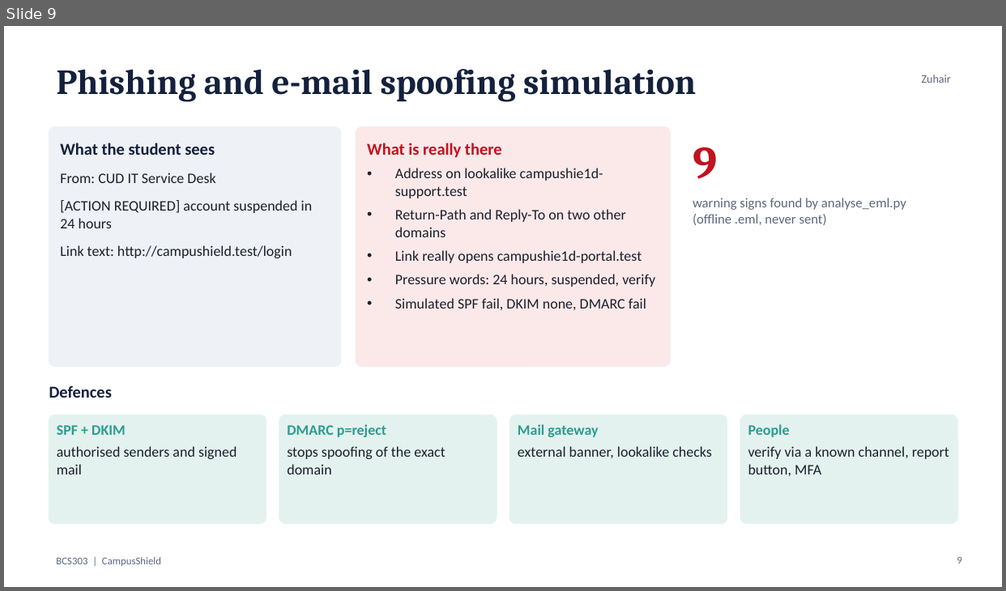
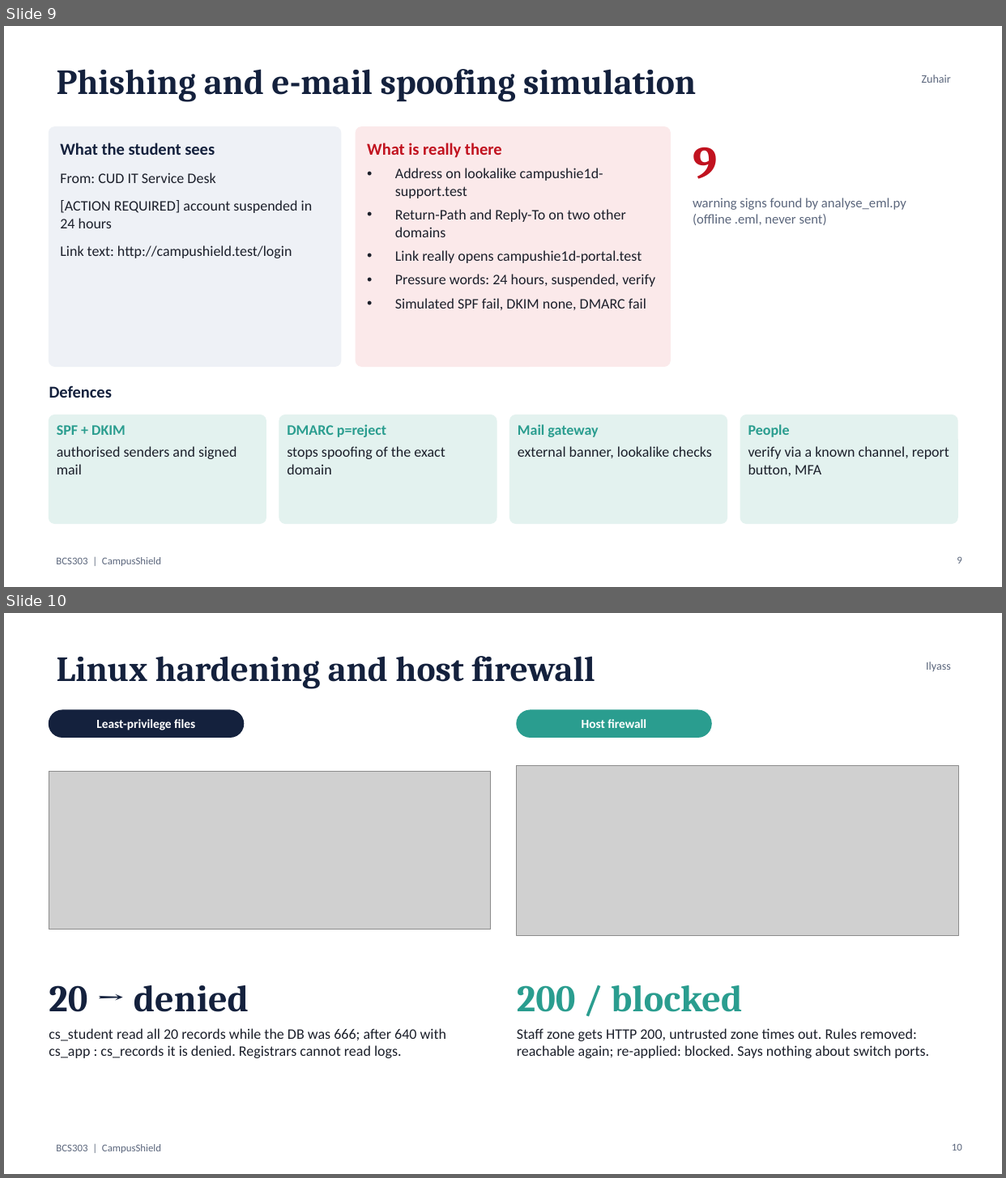
Before and after one commit to zuhairhalawa/BCS303-CampusShield, a slide deck: presentation/CampusShield_Presentation.pptx. Shown one above the other, each under a label of ours: slide 9 before the commit, slides 9 and 10 after it. The pictures are 1006x591 and 1006x1178 pixels, drawn with LibreOffice and Linux fonts; fonts in the diff are those of the drawing; grey boxes stand for pictures. Boxes give left, top, right and bottom in pixels: in the first picture for what was removed or moved away, otherwise in the second. Text is boxed around its words. In the diff, an @@ line names an element or a change of style, - is before the commit and + after.

Commit message:
Update report and slides with the real Kali results
Report: lab environment and isolation (internal Docker network, VM settings), real
attack-surface table, Nmap before/after comparison, permission and firewall findings,
TLS 1.3 vs readable HTTP capture, Kali monitoring alert, scorecard and conclusion.
No PENDING sections remain (41 pages). Slides 5, 10 and 11 show the Kali output with
large-font renders; diagrams no longer describe a VM run. Checklist and handover updated.

```diff
--- a/presentation/CampusShield_Presentation.pptx
+++ b/presentation/CampusShield_Presentation.pptx
@@ slide 10 added at (4,613,1002,1174), background #FFFFFF; not listed: 1 template element that a slide beside it also shows @@
@@ title added at (57,656,594,689), 34 pt, text #14213D, bold @@
+Linux hardening and host firewall
@@ text added at (926,662,951,671), 11 pt, text #5C677D @@
+Ilyass
@@ rounded rectangle added at (49,710,244,737), fill #14213D, outline #14213D 1 pt @@
@@ text added at (96,719,195,730), 12 pt, text #FFFFFF, bold @@
+Least-privilege files
@@ rounded rectangle added at (517,710,711,737), fill #2A9D8F, outline #2A9D8F 1 pt @@
@@ text added at (582,719,646,728), 12 pt, text #FFFFFF, bold @@
+Host firewall
@@ picture added at (49,772,491,930) @@
@@ picture added at (517,766,958,935) @@
@@ text added at (49,986,249,1012), 36 pt, text #14213D, bold @@
+20 → denied
@@ text added at (517,986,742,1012), 36 pt, text #2A9D8F, bold @@
+200 / blocked
@@ text added at (49,1029,446,1059), 14 pt, text #1B1F2A @@
+cs_student read all 20 records while the DB was 666; after 640 with cs_app : cs_records it is denied. Registrars cannot read logs.
@@ text added at (517,1029,929,1059), 14 pt, text #1B1F2A @@
+Staff zone gets HTTP 200, untrusted zone times out. Rules removed: reachable again; re-applied: blocked. Says nothing about switch ports.
@@ page number added at (952,1144,962,1151), 10 pt, text #5C677D @@
+10
```
Also in this commit, not shown: 2 slides changed, 1 other slide added, 2 slides removed, 20 other files.
